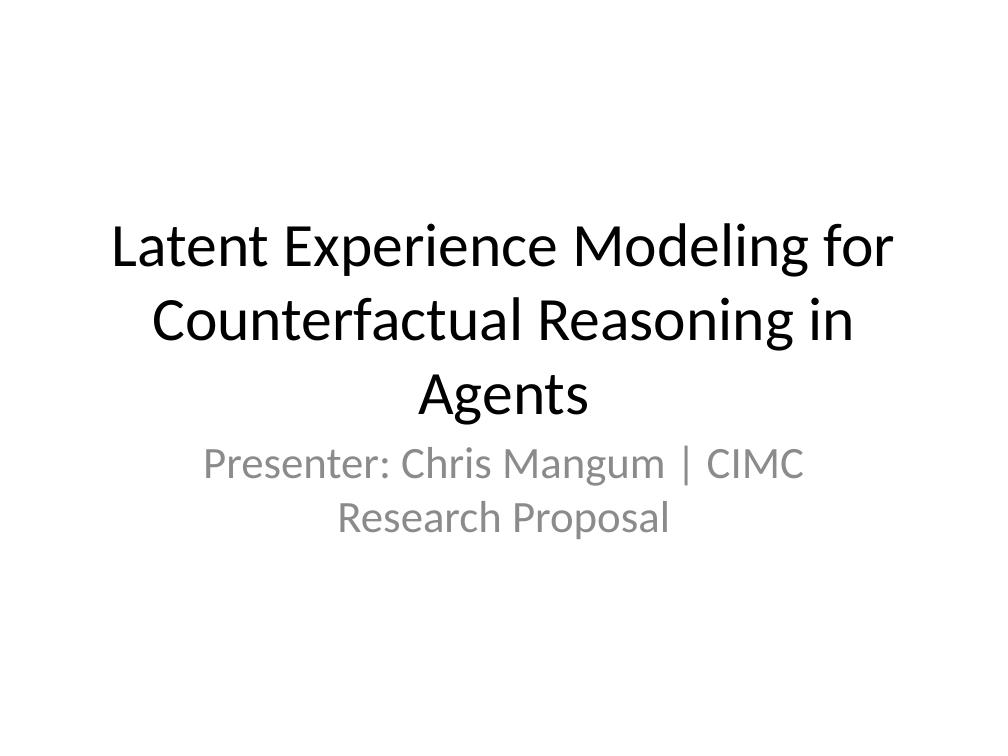
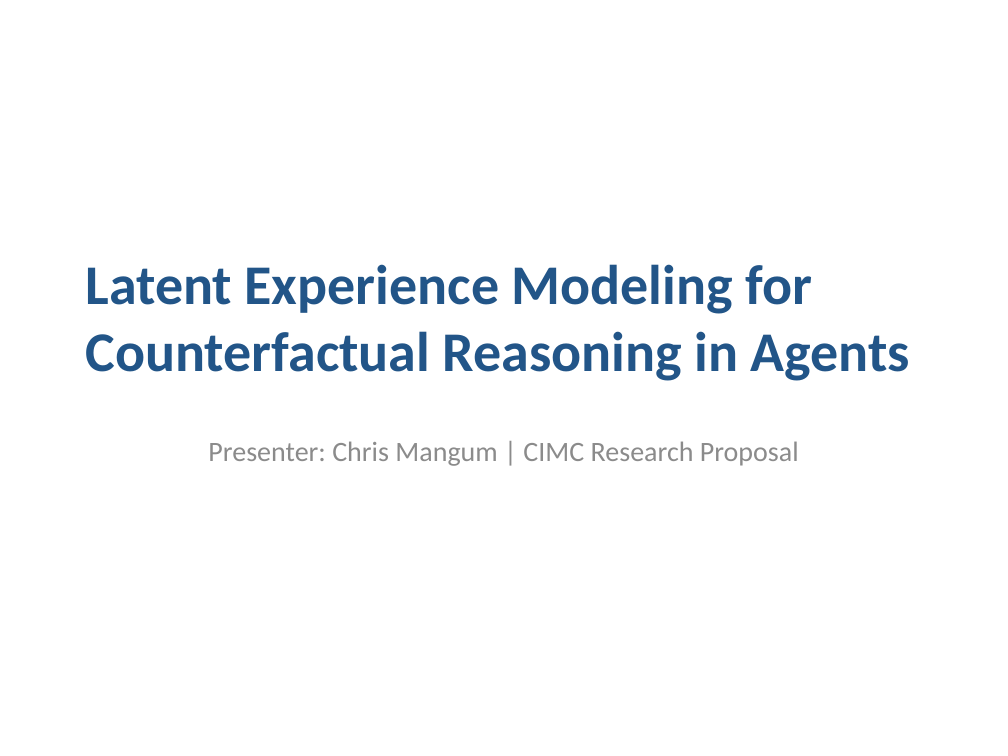
Before and after one commit to csmangum/latent_experience_modeling, a slide deck: slide 1 of CIMC_Proposal_Presentation.pptx. Drawn at 1008x756 pixels with LibreOffice and Linux fonts; fonts in the diff are those of the drawing. Boxes give left, top, right and bottom in pixels: in the first picture for what was removed or moved away, otherwise in the second. Text is boxed around its words. In the diff, an @@ line names an element or a change of style, - is before the commit and + after.

```diff
--- a/CIMC_Proposal_Presentation.pptx
+++ b/CIMC_Proposal_Presentation.pptx
@@ title "Latent Experience Modeling for Counterfactual ..." at box(86, 264, 910, 381): size 44 to 40 pt, text colour #000000 to #225588, bold on; alignment centre to left @@
@@ subtitle "Presenter: Chris Mangum | CIMC ..." at box(208, 441, 799, 466): size 32 to 20 pt; less space between paragraphs @@
```
Also in this commit, not shown: 14 other slides changed, 2 other files.
